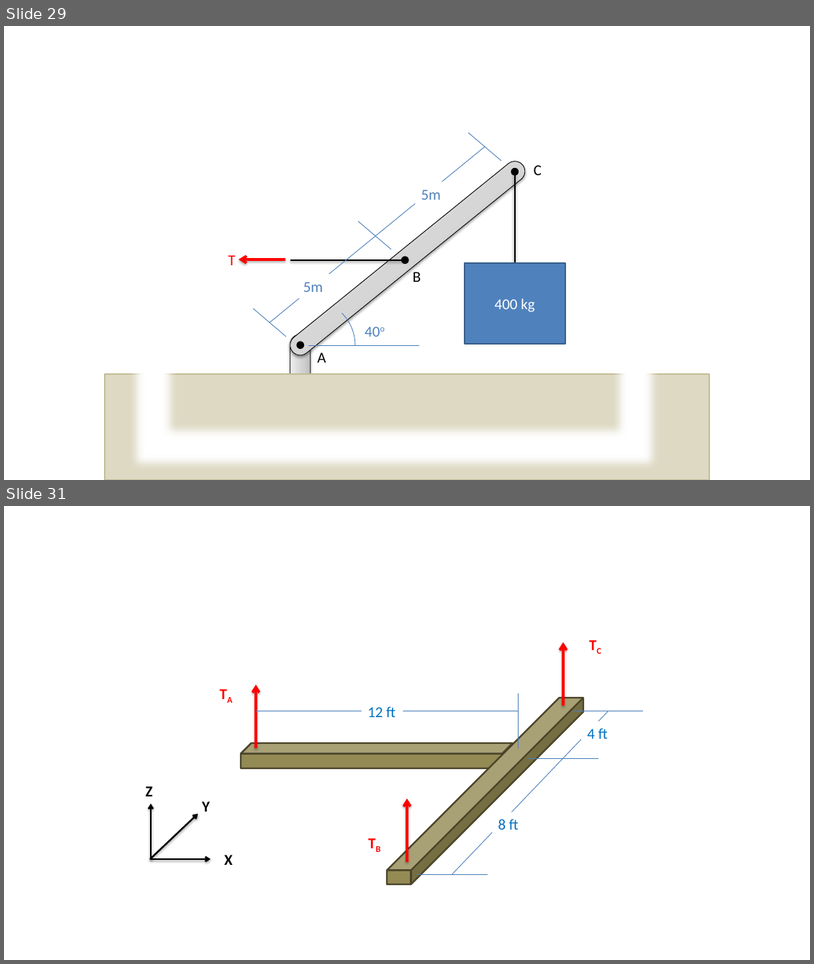
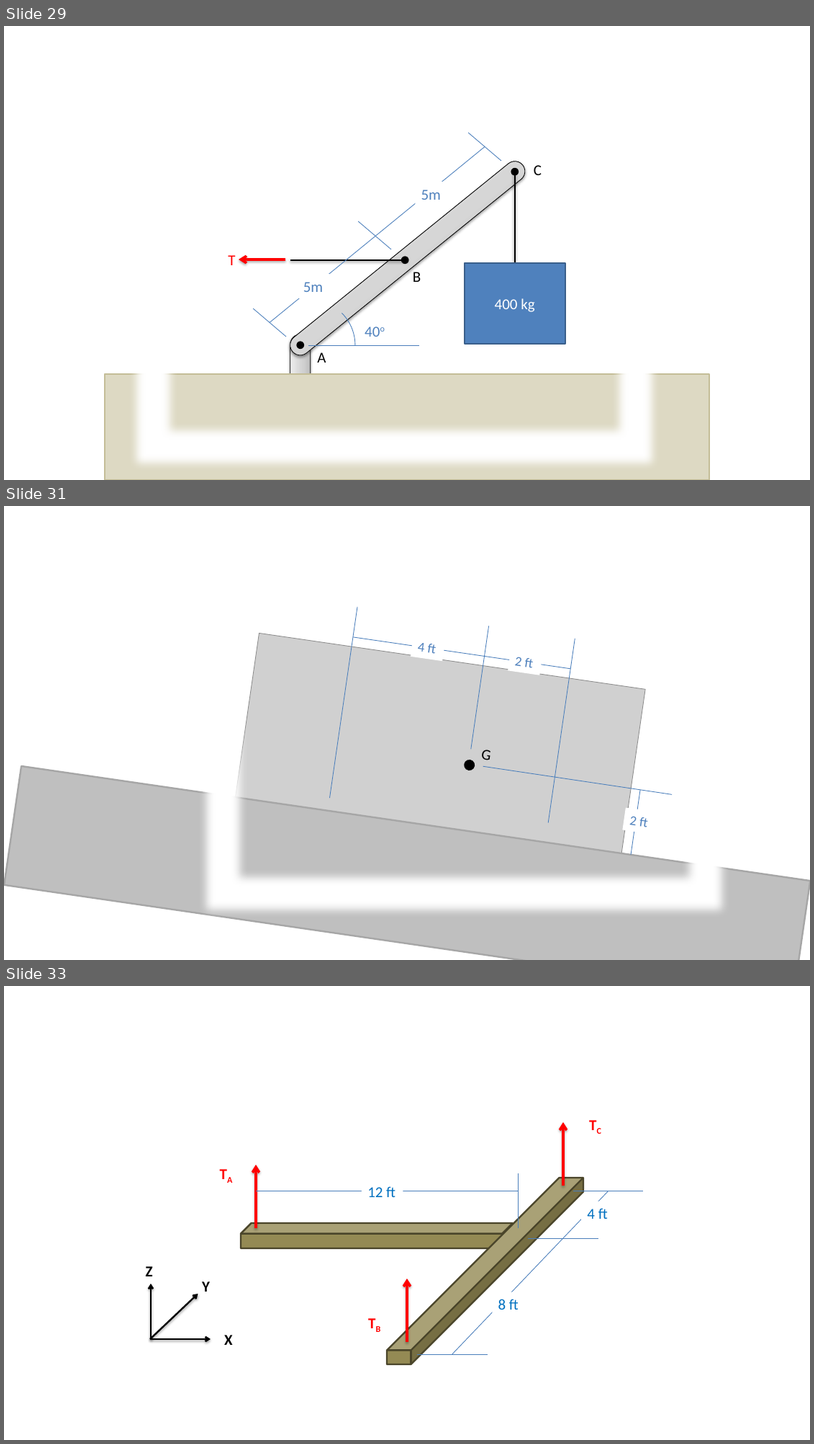
Before and after one commit to JacobMoore/mechanics_textbook, a slide deck: Homework Problems/Homework_Diagrams.pptx. Shown one above the other, each under a label of ours: slides 29 and 31 before the commit, slides 29, 31 and 33 after it; the slides between them are not shown. The pictures are 814x964 and 814x1444 pixels, drawn with LibreOffice and Linux fonts; fonts in the diff are those of the drawing; grey boxes stand for pictures. Boxes give left, top, right and bottom in pixels: in the first picture for what was removed or moved away, otherwise in the second. Text is boxed around its words. In the diff, an @@ line names an element or a change of style, - is before the commit and + after.

```diff
--- a/Homework Problems/Homework_Diagrams.pptx
+++ b/Homework Problems/Homework_Diagrams.pptx
@@ slide 31 added at [4, 506, 810, 960], background #FFFFFF @@
@@ frame added at [200, 518, 729, 916], fill #FFFFFF, outline #FFFFFF 2 pt @@
@@ group added at [5, 607, 810, 960]: 6 lines, 4 rectangles, 1 picture, 1 ellipse, 1 text @@
+G
+4 ft
+2 ft
+2 ft
@@ what was slide 31 is now slide 33 @@
```
Also in this commit, not shown: 1 slide changed, 2 other slides added, 7 other files.
